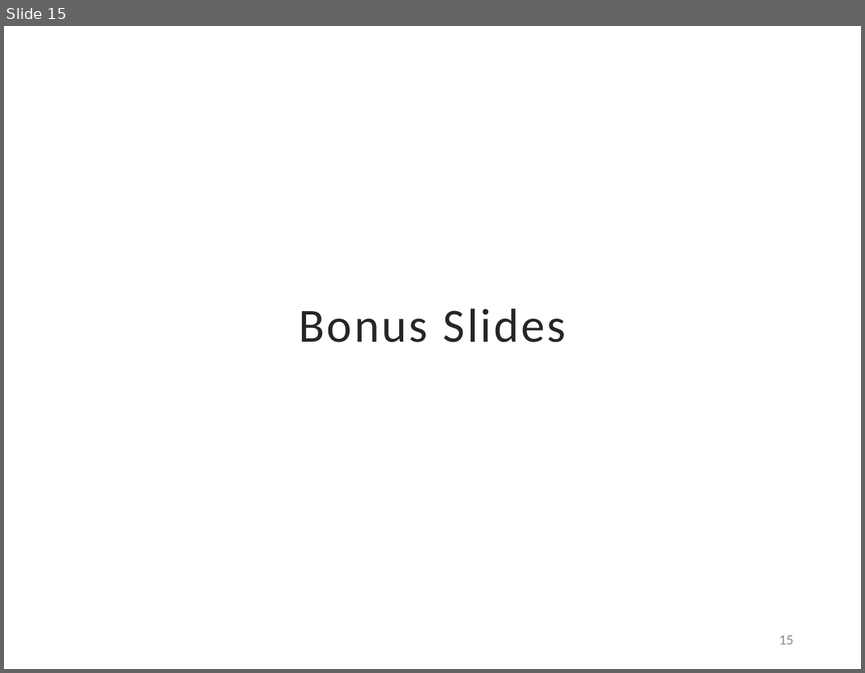
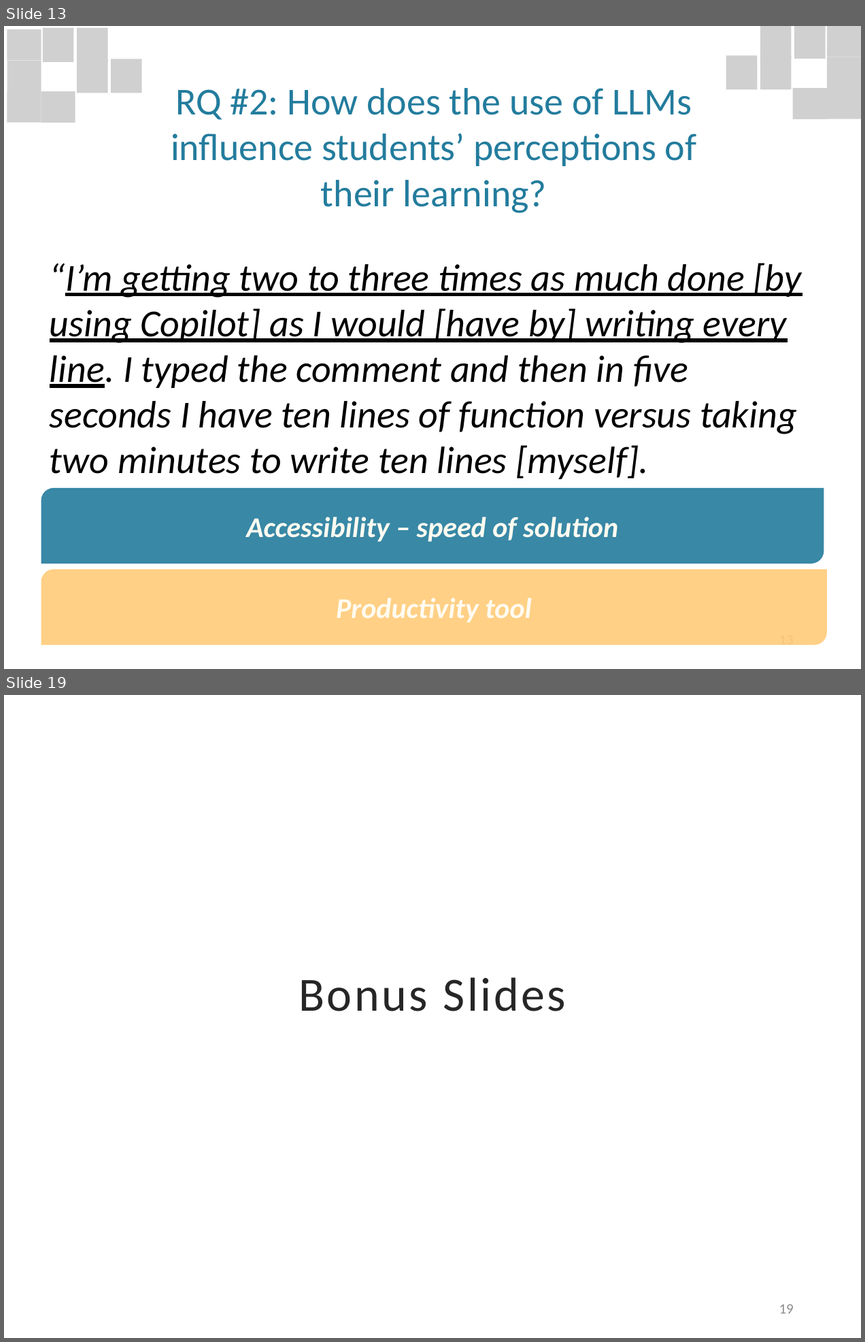
Before and after one commit to davisjam/davisjam.github.io, a slide deck: files/publications/TanayArinzeJoshiDavisDavis-LLMEducation-ASEE2024-slides.pptx. Shown one above the other, each under a label of ours: slide 15 before the commit, slides 13 and 19 after it; the slides between them are not shown. The pictures are 865x673 and 865x1342 pixels, drawn with LibreOffice and Linux fonts; fonts in the diff are those of the drawing; grey boxes stand for pictures; background and template pictures are left out. Boxes give left, top, right and bottom in pixels: in the first picture for what was removed or moved away, otherwise in the second. Text is boxed around its words. In the diff, an @@ line names an element or a change of style, - is before the commit and + after.

```diff
--- a/files/publications/TanayArinzeJoshiDavisDavis-LLMEducation-ASEE2024-slides.pptx
+++ b/files/publications/TanayArinzeJoshiDavisDavis-LLMEducation-ASEE2024-slides.pptx
@@ slide 13 added at [4, 26, 861, 669], background #FFFFFF @@
@@ group added at [7, 29, 143, 123]: 8 pictures @@
@@ subtitle added at [171, 88, 697, 213], 32 pt, text #237C9D @@
+RQ #2: How does the use of LLMs influence students’ perceptions of their learning?
@@ group added at [725, 26, 861, 119]: 8 pictures @@
@@ text added at [50, 263, 802, 479], 32 pt, text #000000, italic @@
+“I’m getting two to three times as much done [by using Copilot] as I would [have by] writing every line. I typed the comment and then in five seconds I have ten lines of function versus taking two minutes to write ten lines [myself].
@@ round diag rect added at [41, 488, 823, 563], fill #237C9D at 90% opacity, 24 pt, text #FFFBF1, bold, italic @@
+Accessibility – speed of solution
@@ round diag rect added at [41, 569, 827, 645], fill #FFCB78 at 90% opacity, 24 pt, text #FFFBF1, bold, italic @@
+Productivity tool
@@ page number added at [779, 644, 793, 648], 12 pt, text #8C8C8C @@
+13
@@ what was slide 15 is now slide 19 @@
@@ page number at [779, 1304, 793, 1313]: text changed @@
-15
+19
```
Also in this commit, not shown: 5 slides changed, 14 other slides added, 10 slides removed.
